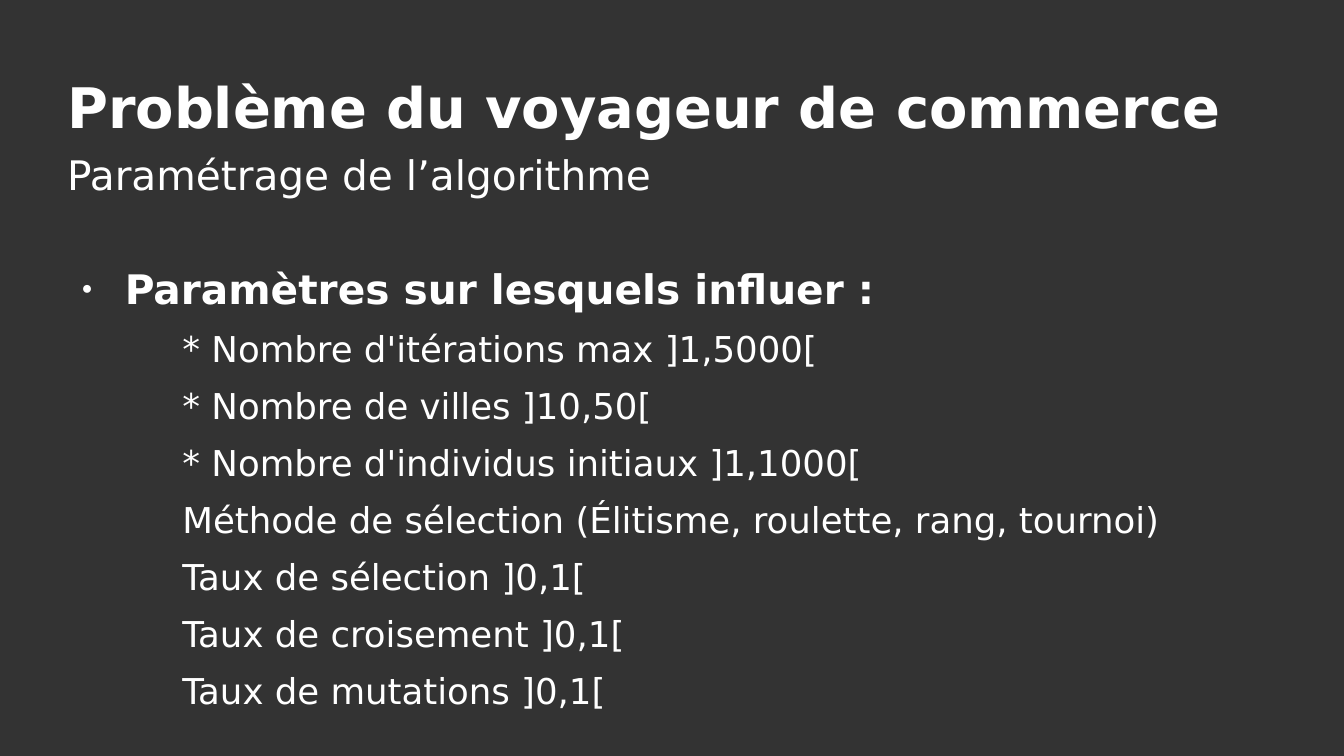
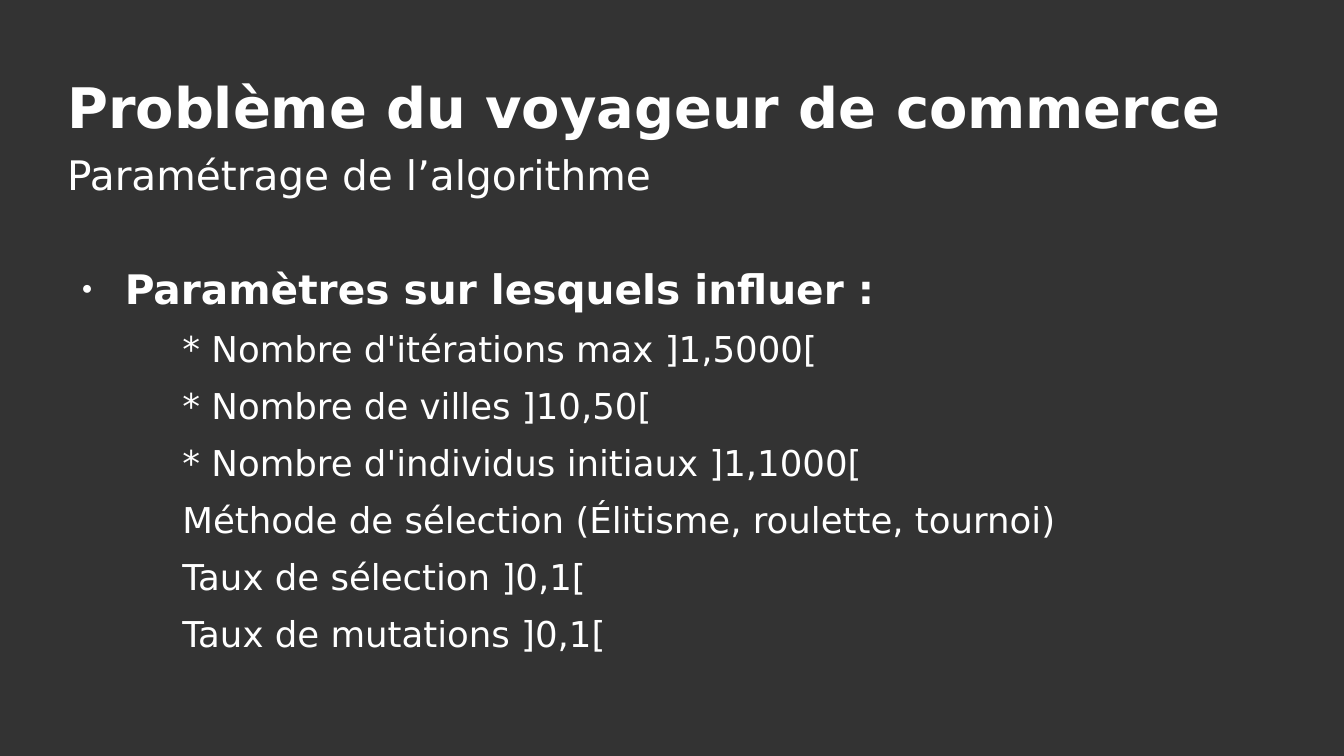
Before and after one commit to dut-info/Algo-Genetique, a slide deck: slide 11 of algo genetique.odp. Drawn at 1344x756 pixels with LibreOffice and Linux fonts; fonts in the diff are those of the drawing. Boxes give left, top, right and bottom in pixels: in the first picture for what was removed or moved away, otherwise in the second. Text is boxed around its words. In the diff, an @@ line names an element or a change of style, - is before the commit and + after.

```diff
--- a/algo genetique.odp
+++ b/algo genetique.odp
@@ text at bbox=[182, 505, 1055, 538]: text changed @@
-  Méthode de sélection (Élitisme, roulette, rang, tournoi)
+  Méthode de sélection (Élitisme, roulette, tournoi)
@@ text at bbox=[182, 620, 624, 652]: paragraph removed @@
-  Taux de croisement ]0,1[
```
Also in this commit, not shown: 1 other slide changed, 17 other files.
